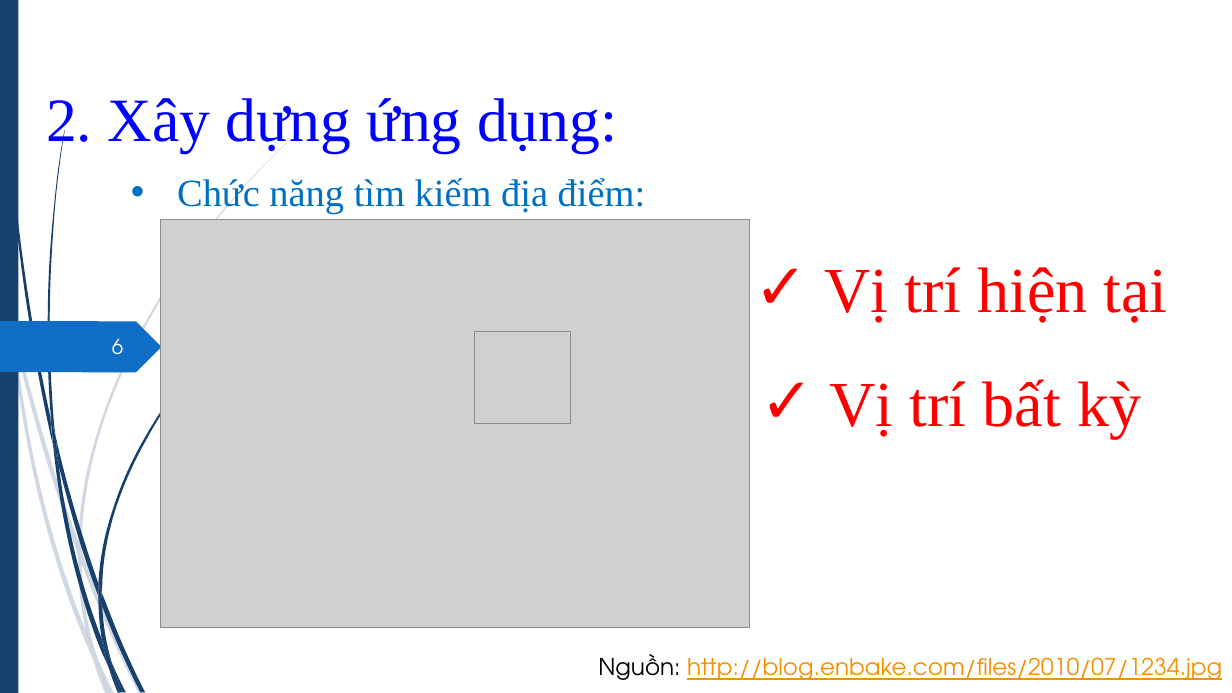
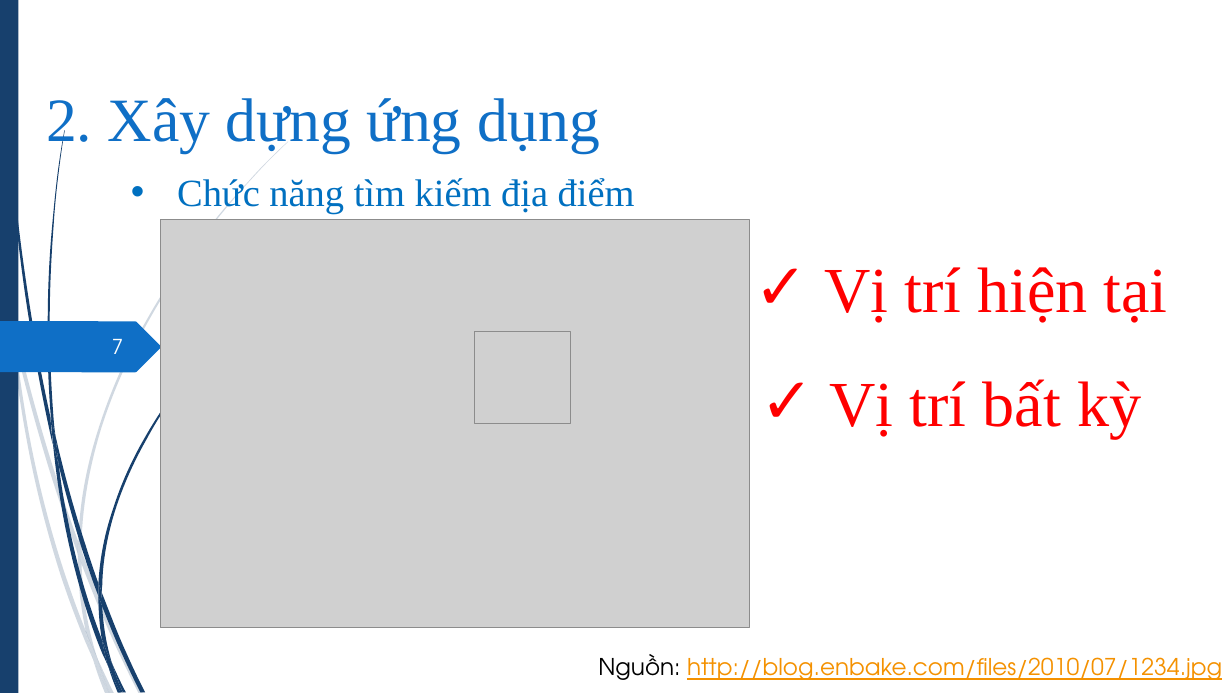
Before and after one commit to hvngoc/Presentation, a slide deck: slide 7 of slide 2.pptx (slide 6 before the commit). Drawn at 1232x693 pixels with LibreOffice and Linux fonts; fonts in the diff are those of the drawing; grey boxes stand for pictures. Boxes give left, top, right and bottom in pixels: in the first picture for what was removed or moved away, otherwise in the second. Text is boxed around its words. In the diff, an @@ line names an element or a change of style, - is before the commit and + after.

```diff
--- a/slide 2.pptx
+++ b/slide 2.pptx
@@ title at <box>46,98,600,153</box>: text changed; text colour #0000FF to #0F6FC6 @@
-2. Xây dựng ứng dụng:
+2. Xây dựng ứng dụng
@@ text at <box>177,176,635,214</box>: text changed @@
-• Chức năng tìm kiếm địa điểm:
+• Chức năng tìm kiếm địa điểm
@@ page number at <box>112,339,123,354</box>: text changed @@
-6
+7
```
Also in this commit, not shown: 12 other slides changed, 2 slides added.
